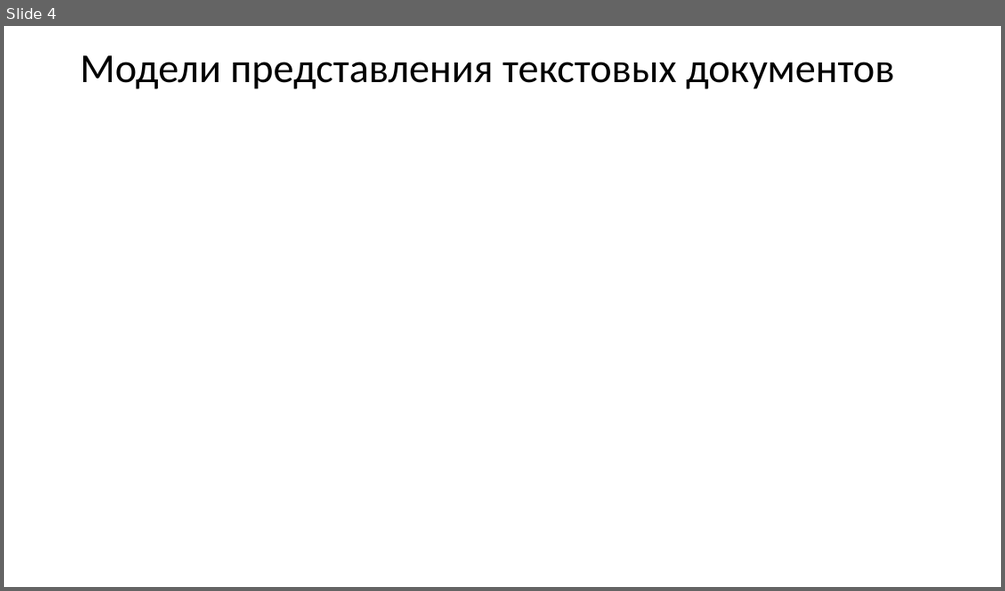
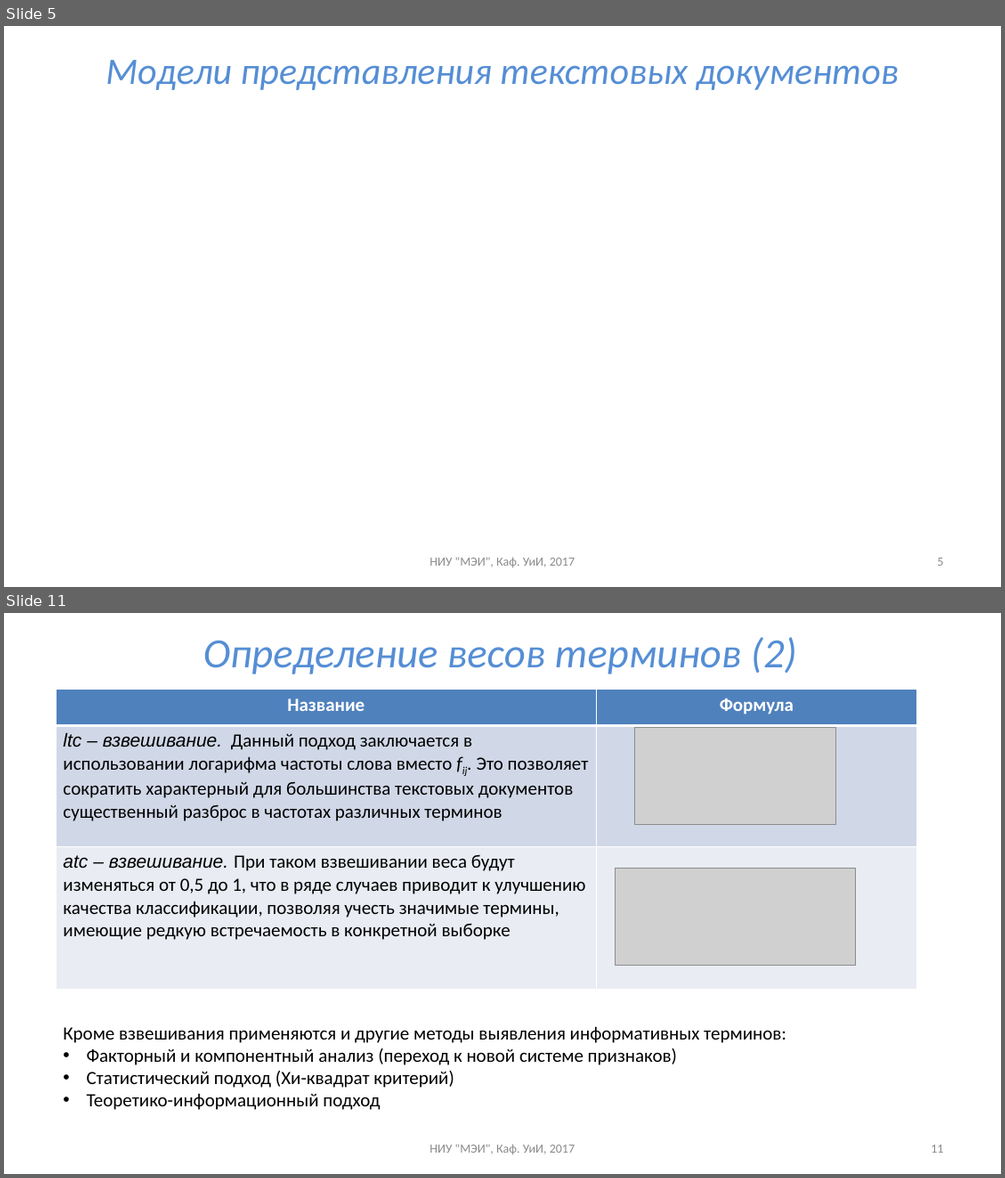
Before and after one commit to uii-mpei/uii-mpei.github.io, a slide deck: study/courses/iis/IIS_lec_2.pptx. Shown one above the other, each under a label of ours: slide 4 before the commit, slides 5 and 11 after it; the slides between them are not shown. The pictures are 1005x591 and 1005x1178 pixels, drawn with LibreOffice and Linux fonts; fonts in the diff are those of the drawing; grey boxes stand for pictures. Boxes give left, top, right and bottom in pixels: in the first picture for what was removed or moved away, otherwise in the second. Text is boxed around its words. In the diff, an @@ line names an element or a change of style, - is before the commit and + after.

```diff
--- a/study/courses/iis/IIS_lec_2.pptx
+++ b/study/courses/iis/IIS_lec_2.pptx
@@ slide 11 added at bbox=[4, 613, 1001, 1174], background #FFFFFF @@
@@ title added at bbox=[203, 637, 797, 674], 40 pt, text #558ED5, italic @@
+Определение весов терминов (2)
@@ table added at bbox=[56, 690, 916, 989], 3 rows, 2 columns @@
+Название | Формула
+ltc – взвешивание. Данный подход заключается в использовании логарифма частоты слова вместо fij. Это позволяет сократить характерный для большинства текстовых документов существенный разброс в частотах различных терминов | 
+аtc – взвешивание. При таком взвешивании веса будут изменяться от 0,5 до 1, что в ряде случаев приводит к улучшению качества классификации, позволяя учесть значимые термины, имеющие редкую встречаемость в конкретной выборке | 
@@ picture added at bbox=[634, 728, 836, 825] @@
@@ picture added at bbox=[615, 868, 856, 965] @@
@@ text added at bbox=[63, 1026, 786, 1110], 18 pt, text #000000 @@
+Кроме взвешивания применяются и другие методы выявления информативных терминов:
+• Факторный и компонентный анализ (переход к новой системе признаков)
+• Статистический подход (Хи-квадрат критерий)
+• Теоретико-информационный подход
@@ text added at bbox=[429, 1143, 574, 1154], 12 pt, text #8C8C8C @@
+НИУ "МЭИ", Каф. УиИ, 2017
@@ page number added at bbox=[930, 1144, 943, 1152], 12 pt, text #8C8C8C @@
+11
@@ what was slide 4 is now slide 5 @@
@@ slide 5 changed as well @@
@@ title "Модели представления текстовых документов" at bbox=[105, 60, 898, 90]: size 39.6 to 36 pt, text colour #000000 to #558ED5, italic on; alignment left to centre; line spacing 0.9 to 1 @@
@@ text added at bbox=[429, 556, 574, 567], 12 pt, text #8C8C8C @@
+НИУ "МЭИ", Каф. УиИ, 2017
@@ page number added at bbox=[937, 557, 943, 565], 12 pt, text #8C8C8C @@
+5
```
Also in this commit, not shown: 3 other slides changed, 18 other slides added, 2 other files.
